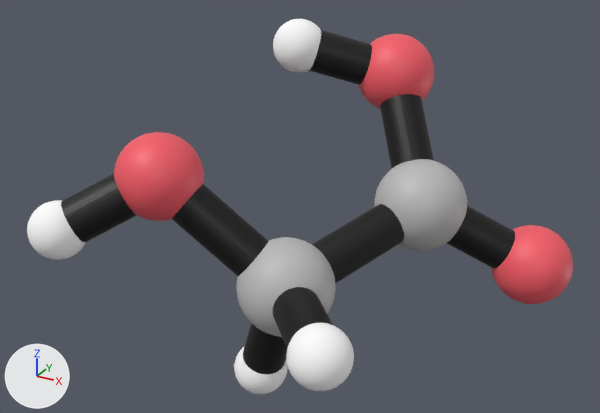
A saved change to the glTF model Glicolico.glb.
Both versions are drawn from a camera (50 mm lens) standing at (3.08, -6.04, 4.77) and looking at (-0.22, -0.05, 1.77). The axes (+X, +Y, +Z) are drawn at lower left. The lights are the same throughout. The older version comes first. Where no turn or scale is listed for an object, it has been applied to the vertices. Vertices at exactly the same position are counted once.
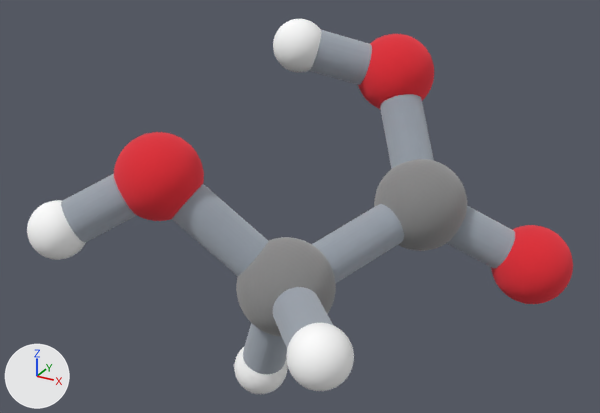
Changed parts and their boxes [x1, y1, x2, y2] in the pictures (600 x 413 px):
'Mesh_2', recoloured (darker): [374, 159, 467, 250] in both
'Mesh_0', recoloured (darker): [114, 132, 204, 221] in both
'Mesh_1', recoloured (darker): [236, 237, 336, 337] in both
'Mesh_4', recoloured (darker): [491, 225, 573, 304] in both
'Mesh_3', recoloured (darker): [358, 34, 434, 109] in both
part 1 of me_mesh_9, recoloured: [61, 30, 515, 374] in both
part 2 of me_mesh_9, recoloured: [61, 30, 515, 374] in both

Edits to the bpy script that builds the scene:
```text
Add mat_enlaces:
    mat_enlaces = bpy.data.materials.new('enlaces')
    mat_enlaces.use_nodes = True; mat_enlaces.node_tree.nodes.clear()
    _N = mat_enlaces.node_tree.nodes; _L = mat_enlaces.node_tree.links
    n0 = _N.new('ShaderNodeBsdfPrincipled'); n0.name = 'Principled BSDF'
    n0.inputs[1].default_value = 1.0  # 'Metallic'
    n0.inputs[2].default_value = 1.0  # 'Roughness'
    n1 = _N.new('ShaderNodeOutputMaterial'); n1.name = 'Material Output'
    n2 = _N.new('ShaderNodeVertexColor'); n2.name = 'Color Attribute'
    _L.new(n0.outputs[0], n1.inputs[0])  # 'BSDF' to 'Surface'
    _L.new(n2.outputs[0], n0.inputs[0])  # 'Color' to 'Base Color'
Add mat_atom_o3:
    mat_atom_o3 = bpy.data.materials.new('atom_O3')
    mat_atom_o3.use_nodes = True; mat_atom_o3.node_tree.nodes.clear()
    _N = mat_atom_o3.node_tree.nodes; _L = mat_atom_o3.node_tree.links
    n0 = _N.new('ShaderNodeBsdfPrincipled'); n0.name = 'Principled BSDF'
    n0.inputs[1].default_value = 1.0  # 'Metallic'
    n0.inputs[2].default_value = 1.0  # 'Roughness'
    n1 = _N.new('ShaderNodeOutputMaterial'); n1.name = 'Material Output'
    n2 = _N.new('ShaderNodeVertexColor'); n2.name = 'Color Attribute'
    _L.new(n0.outputs[0], n1.inputs[0])  # 'BSDF' to 'Surface'
    _L.new(n2.outputs[0], n0.inputs[0])  # 'Color' to 'Base Color'
Add mat_atom_o2:
    mat_atom_o2 = bpy.data.materials.new('atom_O2')
    mat_atom_o2.use_nodes = True; mat_atom_o2.node_tree.nodes.clear()
    _N = mat_atom_o2.node_tree.nodes; _L = mat_atom_o2.node_tree.links
    n0 = _N.new('ShaderNodeBsdfPrincipled'); n0.name = 'Principled BSDF'
    n0.inputs[1].default_value = 1.0  # 'Metallic'
    n0.inputs[2].default_value = 1.0  # 'Roughness'
    n1 = _N.new('ShaderNodeOutputMaterial'); n1.name = 'Material Output'
    n2 = _N.new('ShaderNodeVertexColor'); n2.name = 'Color Attribute'
    _L.new(n0.outputs[0], n1.inputs[0])  # 'BSDF' to 'Surface'
    _L.new(n2.outputs[0], n0.inputs[0])  # 'Color' to 'Base Color'
Add mat_atom_c2:
    mat_atom_c2 = bpy.data.materials.new('atom_C2')
    mat_atom_c2.use_nodes = True; mat_atom_c2.node_tree.nodes.clear()
    _N = mat_atom_c2.node_tree.nodes; _L = mat_atom_c2.node_tree.links
    n0 = _N.new('ShaderNodeBsdfPrincipled'); n0.name = 'Principled BSDF'
    n0.inputs[1].default_value = 1.0  # 'Metallic'
    n0.inputs[2].default_value = 1.0  # 'Roughness'
    n1 = _N.new('ShaderNodeOutputMaterial'); n1.name = 'Material Output'
    n2 = _N.new('ShaderNodeVertexColor'); n2.name = 'Color Attribute'
    _L.new(n0.outputs[0], n1.inputs[0])  # 'BSDF' to 'Surface'
    _L.new(n2.outputs[0], n0.inputs[0])  # 'Color' to 'Base Color'
Add mat_atom_c1:
    mat_atom_c1 = bpy.data.materials.new('atom_C1')
    mat_atom_c1.use_nodes = True; mat_atom_c1.node_tree.nodes.clear()
    _N = mat_atom_c1.node_tree.nodes; _L = mat_atom_c1.node_tree.links
    n0 = _N.new('ShaderNodeBsdfPrincipled'); n0.name = 'Principled BSDF'
    n0.inputs[1].default_value = 1.0  # 'Metallic'
    n0.inputs[2].default_value = 1.0  # 'Roughness'
    n1 = _N.new('ShaderNodeOutputMaterial'); n1.name = 'Material Output'
    n2 = _N.new('ShaderNodeVertexColor'); n2.name = 'Color Attribute'
    _L.new(n0.outputs[0], n1.inputs[0])  # 'BSDF' to 'Surface'
    _L.new(n2.outputs[0], n0.inputs[0])  # 'Color' to 'Base Color'
Add mat_atom_o1:
    mat_atom_o1 = bpy.data.materials.new('atom_O1')
    mat_atom_o1.use_nodes = True; mat_atom_o1.node_tree.nodes.clear()
    _N = mat_atom_o1.node_tree.nodes; _L = mat_atom_o1.node_tree.links
    n0 = _N.new('ShaderNodeBsdfPrincipled'); n0.name = 'Principled BSDF'
    n0.inputs[1].default_value = 1.0  # 'Metallic'
    n0.inputs[2].default_value = 1.0  # 'Roughness'
    n1 = _N.new('ShaderNodeOutputMaterial'); n1.name = 'Material Output'
    n2 = _N.new('ShaderNodeVertexColor'); n2.name = 'Color Attribute'
    _L.new(n0.outputs[0], n1.inputs[0])  # 'BSDF' to 'Surface'
    _L.new(n2.outputs[0], n0.inputs[0])  # 'Color' to 'Base Color'
Change me_mesh_0:
    where me_mesh_0.from_pydata(...)  # 1002 vertices, 2000 faces; spans x -1.482..-0.733, y -1.263..-0.513, z 0.182..0.931
    remove me_mesh_0.materials.append(mat_defaultmaterial)
    add me_mesh_0.materials.append(mat_atom_o1)
Change me_mesh_1:
    where me_mesh_1.from_pydata(...)  # 1002 vertices, 2000 faces; spans x -0.464..0.385, y -1.038..-0.188, z -0.775..0.074
    remove me_mesh_1.materials.append(mat_defaultmaterial_001)
    add me_mesh_1.materials.append(mat_atom_c1)
Change me_mesh_2:
    where me_mesh_2.from_pydata(...)  # 1002 vertices, 2000 faces; spans x 0.232..1.081, y 0.256..1.106, z -0.355..0.494
    remove me_mesh_2.materials.append(mat_defaultmaterial_002)
    add me_mesh_2.materials.append(mat_atom_c2)
Change me_mesh_3:
    where me_mesh_3.from_pydata(...)  # 1002 vertices, 2000 faces; spans x -0.296..0.453, y 0.959..1.709, z 0.715..1.464
    remove me_mesh_3.materials.append(mat_defaultmaterial_003)
    add me_mesh_3.materials.append(mat_atom_o2)
Change me_mesh_4:
    where me_mesh_4.from_pydata(...)  # 1002 vertices, 2000 faces; spans x 1.274..2.013, y 0.709..1.449, z -0.856..-0.117
    remove me_mesh_4.materials.append(mat_defaultmaterial_004)
    add me_mesh_4.materials.append(mat_atom_o3)
Change me_mesh_9:
    where me_mesh_9.from_pydata(...)  # 1418 vertices, 2832 faces; spans x -1.91..1.76, y -1.62..1.51, z -1.45..1.57
    remove me_mesh_9.materials.append(mat_material_0)  # white #ffffff
    me_mesh_9 part 1: all 2831 faces that had it switch from mat_defaultmaterial_005 to mat_enlaces
    me_mesh_9 part 2: 2831 faces centred in x -1.9..1.75, y -1.61..1.51, z -1.44..1.52 are repainted in the vertex colours; the middle colour goes from black #000000 to light grey #cad0d7
    add me_mesh_9.materials.append(mat_atom_o1_001)  # white #ffffff
```
